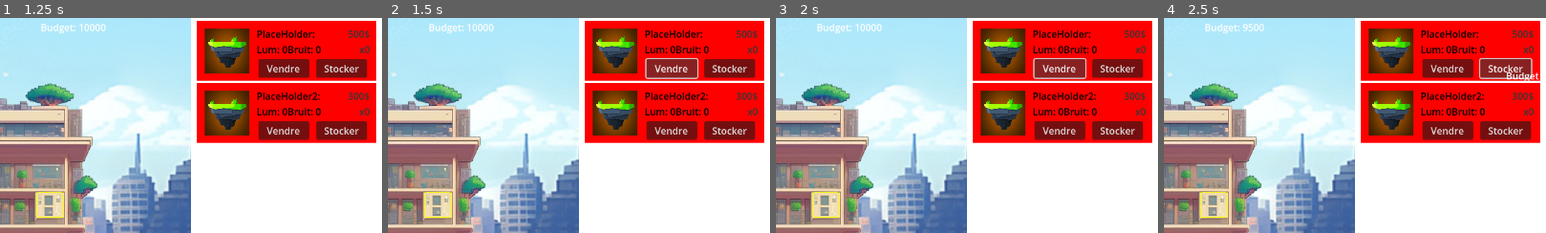
Above: before the commit, frames 1-4 (left to right).
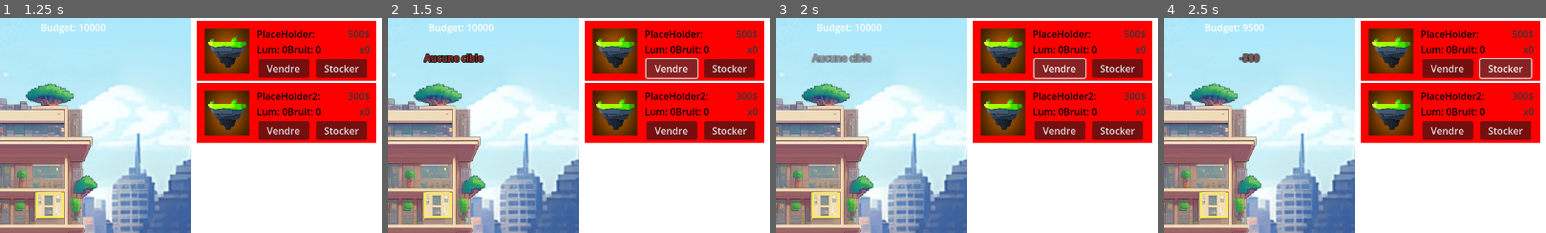
Above: after the commit, the same moments.

Repository: Ranger1986/jeuserieux
Game: Godot game, scene res://Scene/menu.tscn
Two runs of this game, one before a commit and one after it. Both use one fixed random seed, a clock stepped at 60 frames per second and the inputs below.
Inputs:
- Up to frame 1 (1.25 s): click "Jouer" at 0.5 s
- Up to frame 2 (1.5 s): click "Vendre" at 1.25 s
- Up to frame 3 (2 s): no input
- Up to frame 4 (2.5 s): click "Stocker" at 2 s
The pictures show only the part of the screen within x 50-100%, y 0-50%; the shares and areas given below are measured in that part.

Frame 1 is identical in both runs. In frame 2, 0.6% of the frame differs, in the area x 9-26%, y 16-21%; in frame 3, 0.6%; in frame 4, 0.4%.

Commit message:
add : systeme singleton popup

Diff:
--- /dev/null
+++ b/Scene/LabelPopup.tscn
@@ -0,0 +1,66 @@
+[gd_scene load_steps=5 format=3 uid="uid://cuhvtr0ldsbkh"]
+
+[sub_resource type="Animation" id="Animation_awpxl"]
+length = 0.001
+tracks/0/type = "value"
+tracks/0/imported = false
+tracks/0/enabled = true
+tracks/0/path = NodePath("Label_texte:modulate")
+tracks/0/interp = 1
+tracks/0/loop_wrap = true
+tracks/0/keys = {
+"times": PackedFloat32Array(0),
+"transitions": PackedFloat32Array(1),
+"update": 0,
+"values": [Color(1, 1, 1, 1)]
+}
+
+[sub_resource type="Animation" id="Animation_4yv6l"]
+resource_name = "popup_fadeout"
+tracks/0/type = "value"
+tracks/0/imported = false
+tracks/0/enabled = true
+tracks/0/path = NodePath("Label_texte:modulate")
+tracks/0/interp = 1
+tracks/0/loop_wrap = true
+tracks/0/keys = {
+"times": PackedFloat32Array(0, 1),
+"transitions": PackedFloat32Array(1, 0.392292),
+"update": 0,
+"values": [Color(0.12635, 0.752152, 0.336311, 1), Color(0.12549, 0.752941, 0.337255, 0)]
+}
+
+[sub_resource type="Animation" id="Animation_wj1f0"]
+resource_name = "popup_fadeout_red"
+tracks/0/type = "value"
+tracks/0/imported = false
+tracks/0/enabled = true
+tracks/0/path = NodePath("Label_texte:modulate")
+tracks/0/interp = 1
+tracks/0/loop_wrap = true
+tracks/0/keys = {
+"times": PackedFloat32Array(0, 1),
+"transitions": PackedFloat32Array(1, 1),
+"update": 0,
+"values": [Color(0.858824, 0.141176, 0.0588235, 1), Color(0.858824, 0.141176, 0.0588235, 0)]
+}
+
+[sub_resource type="AnimationLibrary" id="AnimationLibrary_kx2s1"]
+_data = {
+"RESET": SubResource("Animation_awpxl"),
+"popup_fadeout_green": SubResource("Animation_4yv6l"),
+"popup_fadeout_red": SubResource("Animation_wj1f0")
+}
+
+[node name="LabelPopup" type="Node2D"]
+
+[node name="Label_texte" type="Label" parent="."]
+offset_right = 40.0
+offset_bottom = 23.0
+theme_override_colors/font_outline_color = Color(0, 0, 0, 1)
+theme_override_constants/outline_size = 8
+
+[node name="Label_AnimationPlayer" type="AnimationPlayer" parent="."]
+libraries = {
+"": SubResource("AnimationLibrary_kx2s1")
+}
--- a/Scene/main_frame.tscn
+++ b/Scene/main_frame.tscn
@@ -16,38 +16,6 @@
 func _ready() -> void:
 	pass # Replace with function body.
 "
-
-[sub_resource type="Animation" id="Animation_u5ys1"]
-resource_name = "Popup_fadeout"
-tracks/0/type = "value"
-tracks/0/imported = false
-tracks/0/enabled = true
-tracks/0/path = NodePath("Popup_label:position")
-tracks/0/interp = 1
-tracks/0/loop_wrap = true
-tracks/0/keys = {
-"times": PackedFloat32Array(),
-"transitions": PackedFloat32Array(),
-"update": 0,
-"values": []
-}
-tracks/1/type = "value"
-tracks/1/imported = false
-tracks/1/enabled = true
-tracks/1/path = NodePath("Popup_label:modulate")
-tracks/1/interp = 1
-tracks/1/loop_wrap = true
-tracks/1/keys = {
-"times": PackedFloat32Array(),
-"transitions": PackedFloat32Array(),
-"update": 0,
-"values": []
-}
-
-[sub_resource type="AnimationLibrary" id="AnimationLibrary_llbaa"]
-_data = {
-"Popup_fadeout": SubResource("Animation_u5ys1")
-}
 
 [node name="Node2D" type="Node2D"]
 script = ExtResource("1_jrnpn")
@@ -110,12 +78,3 @@
 offset_right = 936.0
 offset_bottom = 27.0
 text = "Budget:100$"
-
-[node name="Popup_label" type="Label" parent="."]
-offset_right = 40.0
-offset_bottom = 23.0
-
-[node name="Popup_AnimationPlayer" type="AnimationPlayer" parent="."]
-libraries = {
-"": SubResource("AnimationLibrary_llbaa")
-}
--- /dev/null
+++ b/Scripts/popup.gd
@@ -0,0 +1,69 @@
+extends Node
+
+# Called when the node enters the scene tree for the first time.
+func _ready() -> void:
+	pass # Replace with function body.
+
+
+# Called every frame. 'delta' is the elapsed time since the previous frame.
+func _process(delta: float) -> void:
+	pass
+
+
+func adjust_label_position(popup_label: Label, start_position: Vector2) -> Vector2:
+# Obtenir la taille de la fenêtre
+	var window_size = DisplayServer.window_get_size()
+
+	# Obtenir la taille du label (minimum requis pour le texte)
+	var label_size = popup_label.get_minimum_size()
+
+	# Ajuster la position si nécessaire
+	var adjusted_position = start_position
+
+	# Vérifier si le label dépasse à droite
+	if adjusted_position.x + label_size.x > window_size.x:
+		adjusted_position.x = window_size.x - label_size.x
+
+	# Vérifier si le label dépasse en bas
+	if adjusted_position.y + label_size.y > window_size.y:
+		adjusted_position.y = window_size.y - label_size.y
+
+	# Vérifier si le label dépasse à gauche (x doit être >= 0)
+	if adjusted_position.x < 0:
+		adjusted_position.x = 0
+
+	# Vérifier si le label dépasse en haut (y doit être >= 0)
+	if adjusted_position.y < 0:
+		adjusted_position.y = 0
+
+	return adjusted_position
+
+
+func show_popup(message: String, start_position: Vector2, color: bool) -> void:
+	# Charge la scène du LabelPopup
+	var popup_scene = preload("res://Scene/LabelPopup.tscn")
+
+	# Instancier un nouveau LabelPopup
+	var popup_instance = popup_scene.instantiate()
+
+	# Ajouter le Label à la scène principale
+	var main_scene = get_tree().current_scene
+	main_scene.add_child(popup_instance)
+
+	# Accéder aux éléments du nouveau Label
+	var popup_label = popup_instance.get_node("Label_texte") # Si le label dans la scène est nommé "Popup_label"
+	var anim_player = popup_instance.get_node("Label_AnimationPlayer")
+
+	# Configurer le label : texte et position
+	popup_label.text = message
+
+	var adjusted_position = adjust_label_position(popup_label, start_position)
+	popup_label.position = adjusted_position
+	popup_label.position.y -= 30
+
+	# Rendre le label visible et démarrer l'animation
+	popup_label.visible = true
+	if color == true:
+		anim_player.play("popup_fadeout_green")
+	else:
+		anim_player.play("popup_fadeout_red")
--- a/Scripts/sell.gd
+++ b/Scripts/sell.gd
@@ -14,4 +14,5 @@
 			if Foyer.get_foyer_cible() != null:
 				owner.sell();
 			else:
+				GlobalPopup.show_popup("Aucune cible", get_viewport().get_mouse_position(), 0)
 				print("Aucune cible")
--- a/Scripts/start.gd
+++ b/Scripts/start.gd
@@ -43,10 +43,13 @@
 # slot (s'appelle lors de la réception du signal), modifie le budget du joueur
 func _on_budget_modified(amount: float) -> void:
 	if budget_player + amount >= 0 :
-		show_popup("Budget modifié de " + str(amount), get_viewport().get_mouse_position())
+		if amount < 0:
+			GlobalPopup.show_popup(str(amount), get_viewport().get_mouse_position(), 0)
+		else:
+			GlobalPopup.show_popup("+"+str(amount), get_viewport().get_mouse_position(), 1)
 		modify_budget(amount)
 	else :
-		show_popup("Budget insuffisant", get_viewport().get_mouse_position())
+		GlobalPopup.show_popup("Budget insuffisant", get_viewport().get_mouse_position(), 0)
 		print("Budget insufisant")
 
 # fonction appellée par le slot (joueur)
@@ -69,16 +72,3 @@
 func _on_refresh_display_foyer() -> void:
 	var cible = Foyer.get_foyer_cible()
 	cible.display_info()
-
-func show_popup(message: String, start_position: Vector2) -> void:
-	var popup_label = $Popup_label
-	var anim_player = $Popup_AnimationPlayer
-
-	# Set the label text and initial position
-	popup_label.text = message
-	popup_label.position = start_position
-	popup_label.visible = true
-	popup_label.modulate.a = 1.0 # Reset opacity to 100%
-
-	# Play the animation to slide up and fade out
-	anim_player.play("popup_animation")
--- a/project.godot
+++ b/project.godot
@@ -18,6 +18,7 @@
 [autoload]
 
 AudioManager="*res://Scene/audio_manager.tscn"
+GlobalPopup="*res://Scripts/popup.gd"
 
 [display]
 
Not shown: 1 places in Scene/main_frame.tscn that only renumber resources
